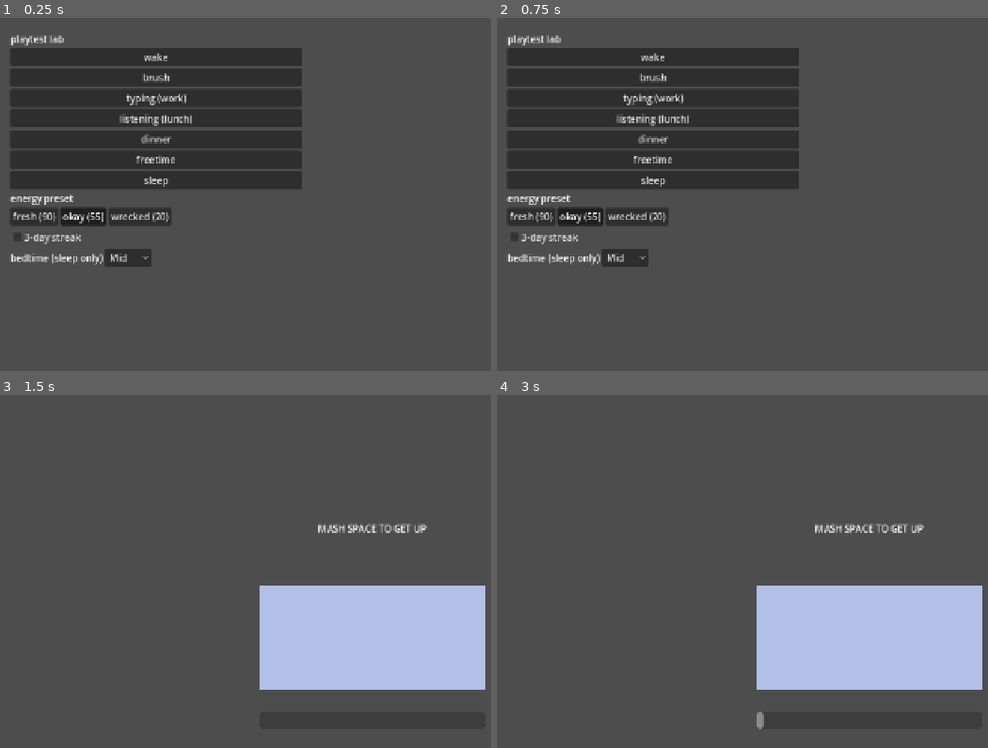
Above: before the commit, frames 1-4 (two rows, left to right).
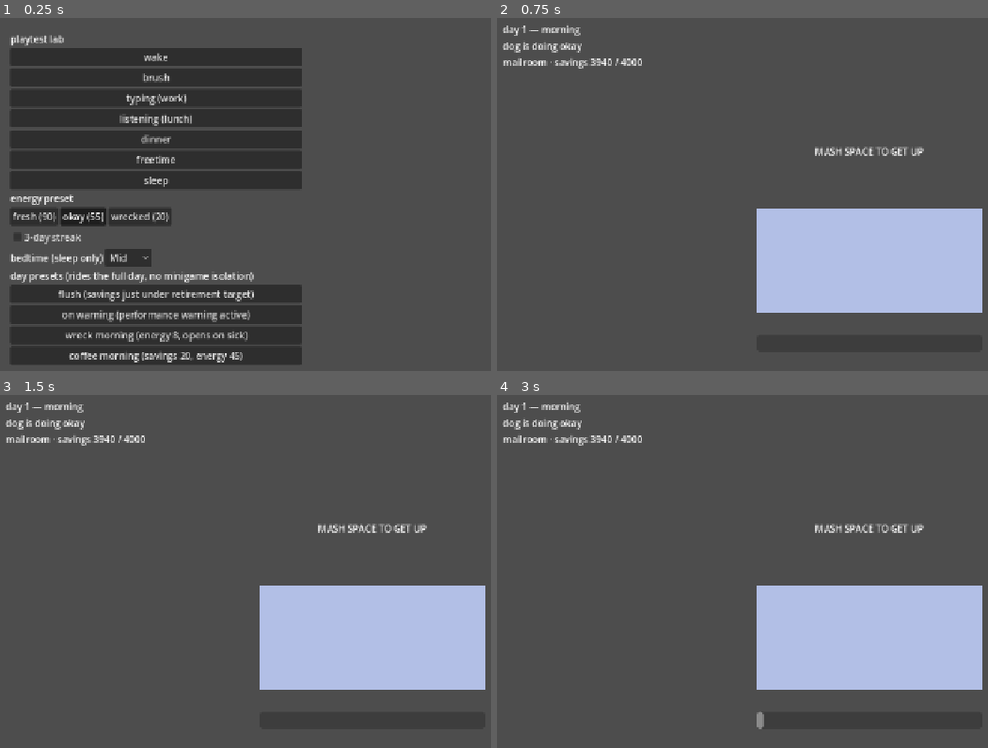
Above: after the commit, the same moments.

Repository: Crawford-Young/dog-eat-dog
Game: Godot game, scene res://scenes/dev/lab.tscn
Two runs of this game, one before a commit and one after it. Both use one fixed random seed, a clock stepped at 60 frames per second and the inputs below. This scene is started directly instead of the project's main scene.
Inputs (mouse positions are in pixels of both pictures, inside the frame that each line leads up to):
- Up to frame 1 (0.25 s): no input
- Up to frame 2 (0.75 s): click (654, 293) at 0.5 s, where only the run after the commit has a clickable "flush (savings just under ret…"
- Up to frame 3 (1.5 s): click (157, 433) at 1.25 s, where only the run before the commit has a clickable "wake"
- Up to frame 4 (3 s): tap Enter at 2 s; move the mouse to (outside the picture) at 2.02 s; hold Shift 2.03-2.75 s; click (outside the picture) at 2.17 s; tap Space at 2.27, 2.75 s; drag from (717, 627) to (830, 691) at 2.77 s

The runs differ from the first frame. In frame 1, 12% of the frame differs, in the area x 1-62%, y 71-99%; in frame 2, 37%, in the area x 1-99%, y 2-84%; in frame 3, 0.8%; in frame 4, 0.8%.

Commit message:
feat: wave-2 lab presets
Four day-state presets in the dev lab (flush, on warning, wreck morning,
coffee morning) that seed a fresh GameState and ride the full game scene,
so wave-2 features can be playtested from engineered mornings.

Co-Authored-By: Claude Fable 5 <noreply@anthropic.com>

Diff:
--- a/scenes/dev/lab.tscn
+++ b/scenes/dev/lab.tscn
@@ -77,6 +77,24 @@
 [node name="BedtimeOption" type="OptionButton" parent="Menu/BedtimeRow"]
 unique_name_in_owner = true
 
+[node name="DayPresetsLabel" type="Label" parent="Menu"]
+text = "day presets (rides the full day, no minigame isolation)"
+
+[node name="DayPresets" type="VBoxContainer" parent="Menu"]
+unique_name_in_owner = true
+
+[node name="Flush" type="Button" parent="Menu/DayPresets"]
+text = "flush (savings just under retirement target)"
+
+[node name="On_Warning" type="Button" parent="Menu/DayPresets"]
+text = "on warning (performance warning active)"
+
+[node name="Wreck_Morning" type="Button" parent="Menu/DayPresets"]
+text = "wreck morning (energy 8, opens on sick)"
+
+[node name="Coffee_Morning" type="Button" parent="Menu/DayPresets"]
+text = "coffee morning (savings 20, energy 45)"
+
 [node name="Host" type="Control" parent="."]
 unique_name_in_owner = true
 anchor_right = 1.0
--- a/scripts/dev/lab.gd
+++ b/scripts/dev/lab.gd
@@ -7,7 +7,11 @@
 ## number" rule does NOT bind here; presets and result values are shown raw
 ## on purpose so feel can be judged per activity.
 ##
-## Lab never touches GameState, StatEffects, or DaySchedule.
+## Minigame launches never touch GameState, StatEffects, or DaySchedule. The
+## day presets below are a different class: they construct a fresh GameState
+## to seed a full res://scenes/main.tscn run, so the whole day plays out from
+## an engineered morning. Still never mutates shared/global state — there are
+## no autoloads, and every preset gets its own throwaway GameState instance.
 
 const SCENES := {
 	"wake": preload("res://scenes/minigames/wake.tscn"),
@@ -24,11 +28,16 @@
 const ENERGY_PRESETS := {"fresh": 90.0, "okay": 65.0, "wrecked": 20.0}
 const BEDTIMES := ["early", "mid", "late"]
 
+## Full-day presets: each seeds a fresh GameState and rides res://scenes/main.tscn
+## from an engineered morning instead of hosting a single minigame.
+const DAY_SCENE := preload("res://scenes/main.tscn")
+
 var cfg: BalanceConfig = preload("res://resources/balance_default.tres")
 var _current_activity: String = ""
 
 @onready var _menu: VBoxContainer = %Menu
 @onready var _activities: VBoxContainer = %Activities
+@onready var _day_presets: VBoxContainer = %DayPresets
 @onready var _energy_row: HBoxContainer = %EnergyRow
 @onready var _habit_check: CheckBox = %HabitCheck
 @onready var _bedtime_option: OptionButton = %BedtimeOption
@@ -43,6 +52,9 @@
 	for child in _activities.get_children():
 		if child is Button:
 			child.pressed.connect(_on_activity_pressed.bind(String(child.name).to_lower()))
+	for child in _day_presets.get_children():
+		if child is Button:
+			child.pressed.connect(_on_day_preset_pressed.bind(String(child.name).to_lower()))
 	_replay_button.pressed.connect(_on_replay_pressed)
 	_back_button.pressed.connect(_on_back_pressed)
 	for bedtime in BEDTIMES:
@@ -62,6 +74,42 @@
 
 func _on_activity_pressed(activity: String) -> void:
 	_launch(activity)
+
+
+func _on_day_preset_pressed(preset: String) -> void:
+	_launch_day(preset)
+
+
+## No finished signal to wire up — the day scene loops morning after morning
+## and never emits one. Exit is the existing ESC handler (_cancel_run), which
+## already queue_frees whatever is hosted and reshows the menu.
+func _launch_day(preset: String) -> void:
+	_menu.visible = false
+	_result_panel.visible = false
+	var node := DAY_SCENE.instantiate()
+	node.state = _preset_state(preset)
+	_host.add_child(node)
+
+
+## Pure preset -> GameState mapping, kept separate from _launch_day so it can
+## be unit-tested on its own without touching the scene tree.
+func _preset_state(preset: String) -> GameState:
+	var state := GameState.new()
+	match preset:
+		"flush":
+			# One paid day crosses the retirement target -> retire_offer
+			# appears at the next morning's build.
+			state.wallet.savings = cfg.retirement_target - cfg.salaries[state.rank]
+		"on_warning":
+			state.warning = true
+			state.performance = 0.2
+		"wreck_morning":
+			# Below sick_energy_threshold -> DaySchedule.build returns ["sick"].
+			state.energy = 8.0
+		"coffee_morning":
+			state.wallet.savings = 20
+			state.energy = 45.0
+	return state
 
 
 func _launch(activity: String) -> void:
--- a/tests/unit/test_lab_smoke.gd
+++ b/tests/unit/test_lab_smoke.gd
@@ -2,9 +2,83 @@
 
 ## Scene glue only — smoke-level per games TDD scope; no coverage gate on
 ## scenes. Confirms the dev playtest lab instantiates and _ready() runs clean.
+## _preset_state is pure logic (GameState in, GameState out) so it gets exact
+## field-value assertions below, not just smoke coverage.
 
 
 func test_lab_scene_instantiates() -> void:
 	var node = load("res://scenes/dev/lab.tscn").instantiate()
 	add_child_autofree(node)
 	assert_not_null(node)
+
+
+func _fresh_lab() -> Control:
+	var node: Control = load("res://scenes/dev/lab.tscn").instantiate()
+	add_child_autofree(node)
+	return node
+
+
+func test_flush_preset_launches_the_main_scene() -> void:
+	var lab := _fresh_lab()
+	lab._launch_day("flush")
+	assert_eq(lab.get_node("%Host").get_child_count(), 1, "the day scene is hosted")
+	assert_false(lab.get_node("%Menu").visible, "the menu steps aside")
+
+
+func test_on_warning_preset_launches_the_main_scene() -> void:
+	var lab := _fresh_lab()
+	lab._launch_day("on_warning")
+	assert_eq(lab.get_node("%Host").get_child_count(), 1, "the day scene is hosted")
+
+
+func test_coffee_morning_preset_launches_the_main_scene() -> void:
+	var lab := _fresh_lab()
+	lab._launch_day("coffee_morning")
+	assert_eq(lab.get_node("%Host").get_child_count(), 1, "the day scene is hosted")
+
+
+func test_wreck_morning_preset_opens_on_the_sick_slot() -> void:
+	var lab := _fresh_lab()
+	lab._launch_day("wreck_morning")
+	var day: Control = lab.get_node("%Host").get_child(0)
+	assert_string_contains(
+		(day.get_node("%DayLabel") as Label).text, "in bed", "8 energy is below the sick threshold"
+	)
+
+
+func test_cancel_after_a_day_preset_reshows_the_menu() -> void:
+	var lab := _fresh_lab()
+	lab._launch_day("flush")
+	lab._cancel_run()
+	assert_true(lab.get_node("%Menu").visible, "esc backs out of a day preset same as any activity")
+
+
+func test_preset_state_flush_seeds_savings_one_paycheque_under_target() -> void:
+	var lab := _fresh_lab()
+	var state: GameState = lab._preset_state("flush")
+	assert_eq(
+		state.wallet.savings,
+		lab.cfg.retirement_target - lab.cfg.salaries[state.rank],
+		"one paid day crosses the retirement target",
+	)
+
+
+func test_preset_state_on_warning_seeds_warning_and_low_performance() -> void:
+	var lab := _fresh_lab()
+	var state: GameState = lab._preset_state("on_warning")
+	assert_true(state.warning)
+	assert_eq(state.performance, 0.2)
+
+
+func test_preset_state_wreck_morning_seeds_energy_below_the_sick_threshold() -> void:
+	var lab := _fresh_lab()
+	var state: GameState = lab._preset_state("wreck_morning")
+	assert_eq(state.energy, 8.0)
+	assert_lt(state.energy, lab.cfg.sick_energy_threshold)
+
+
+func test_preset_state_coffee_morning_seeds_affordable_savings_and_energy() -> void:
+	var lab := _fresh_lab()
+	var state: GameState = lab._preset_state("coffee_morning")
+	assert_eq(state.wallet.savings, 20)
+	assert_eq(state.energy, 45.0)
